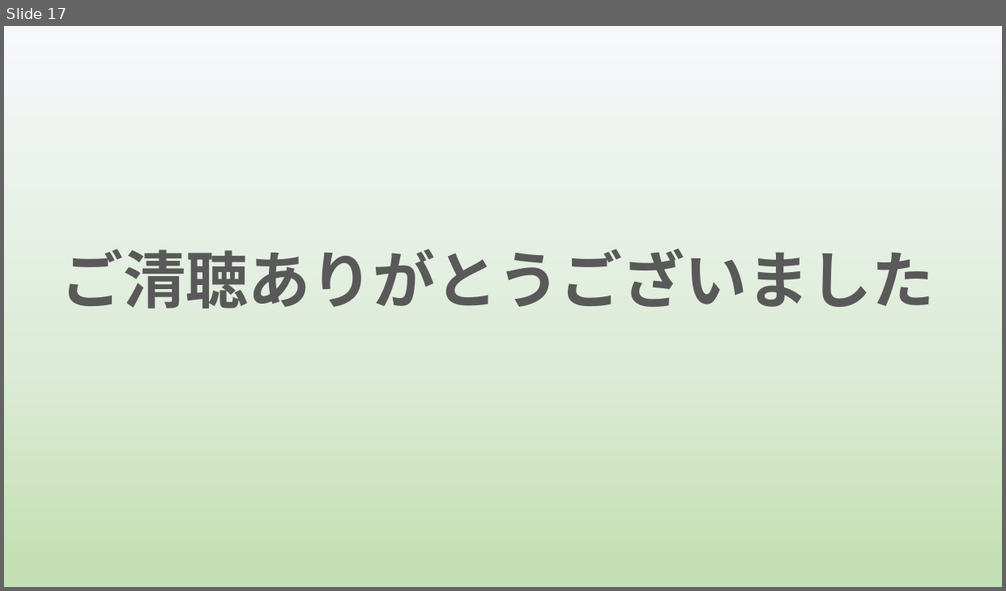
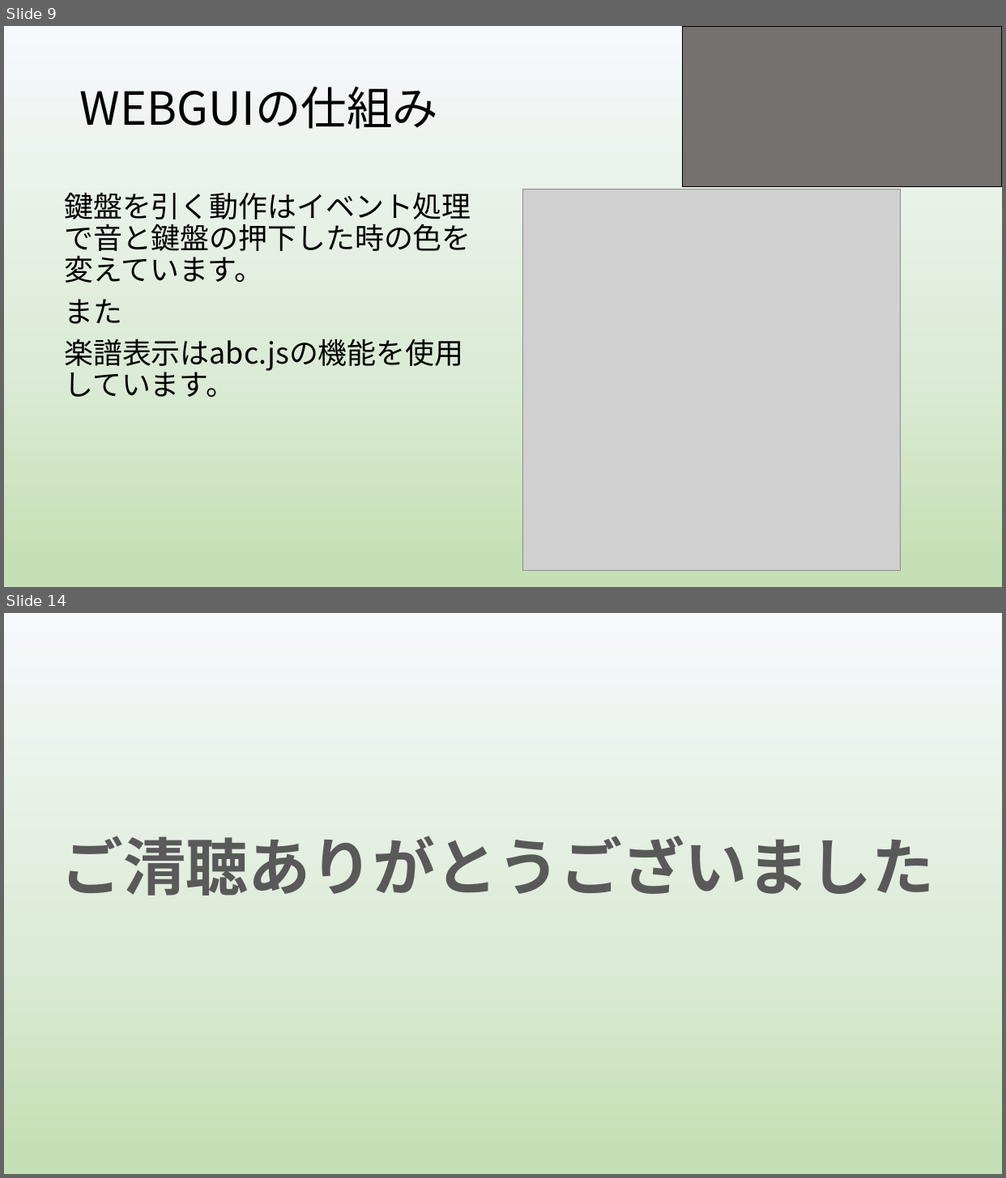
Before and after one commit to yoshitake266/bitComposer_prj, a slide deck: presentation/graduation/bit Composer3 .pptx. Shown one above the other, each under a label of ours: slide 17 before the commit, slides 9 and 14 after it; the slides between them are not shown. The pictures are 1006x591 and 1006x1178 pixels, drawn with LibreOffice and Linux fonts; fonts in the diff are those of the drawing; grey boxes stand for pictures. Boxes give left, top, right and bottom in pixels: in the first picture for what was removed or moved away, otherwise in the second. Text is boxed around its words. In the diff, an @@ line names an element or a change of style, - is before the commit and + after.

```diff
--- a/presentation/graduation/bit Composer3 .pptx
+++ b/presentation/graduation/bit Composer3 .pptx
@@ slide 9 added at [4,26,1002,587], background gradient #F6F8FC to #DCEBD6 to #C5E0B4 @@
@@ rectangle added at [682,26,1002,187], fill #767171, outline #000000 1 pt @@
@@ title added at [80,86,438,129], 44 pt, text #000000 @@
+WEBGUIの仕組み
@@ text added at [64,192,471,397], 28 pt, text #000000 @@
+鍵盤を引く動作はイベント処理で音と鍵盤の押下した時の色を変えています。
+また
+楽譜表示はabc.jsの機能を使用しています。
@@ picture added at [522,189,901,571] @@
@@ what was slide 17 is now slide 14 @@
```
Also in this commit, not shown: 8 slides changed, 6 other slides added, 7 slides removed.
